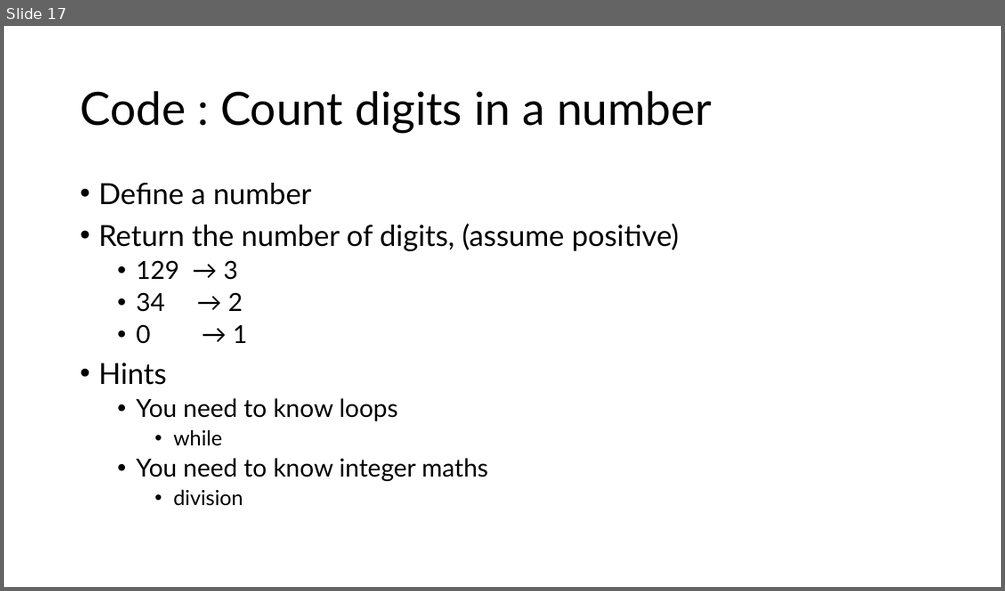
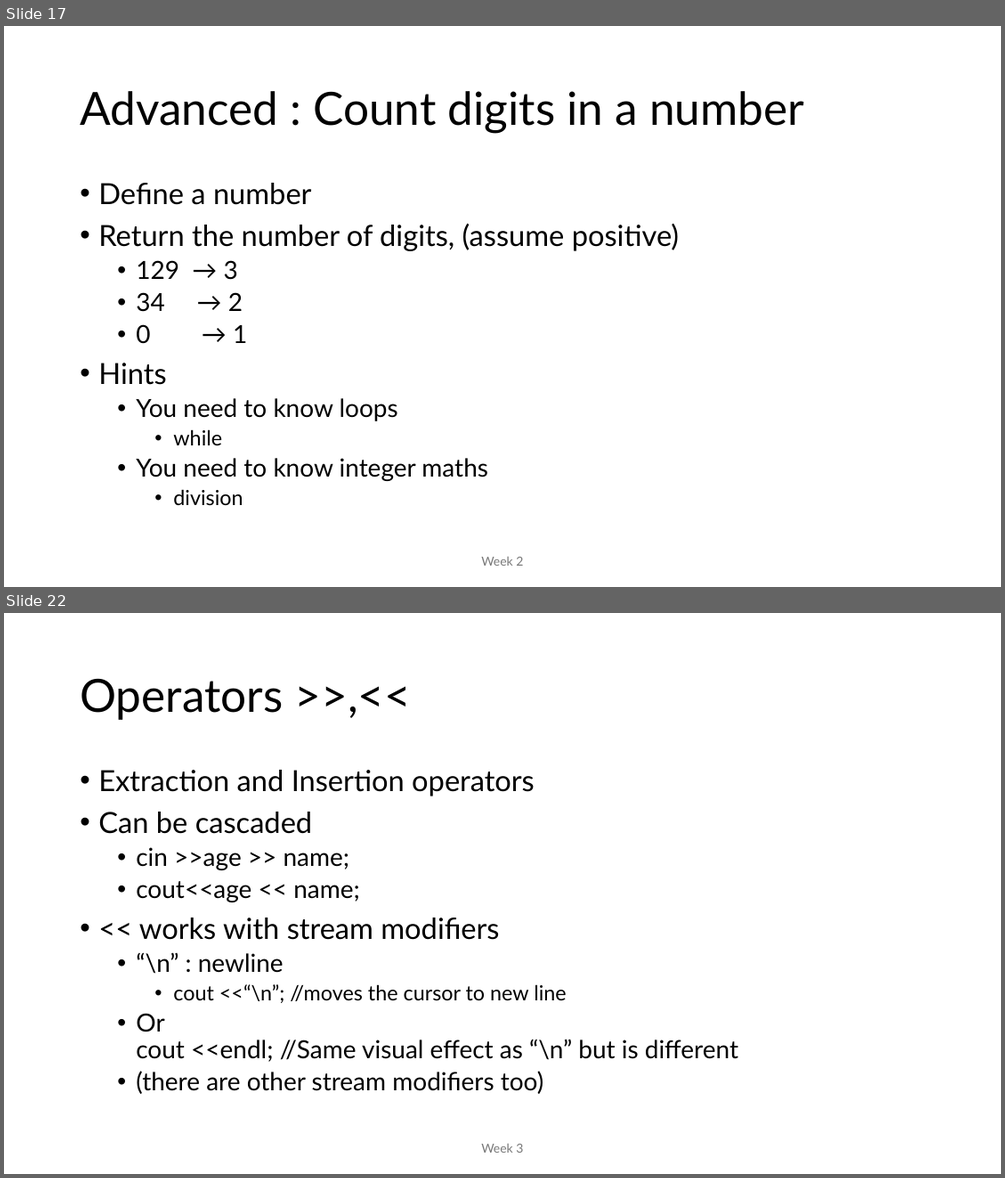
Before and after one commit to MoklaEducation/ems_fall_2025_cpp101, a slide deck: all/Intro to Programming_all.pptx. Shown one above the other, each under a label of ours: slide 17 before the commit, slides 17 and 22 after it; the slides between them are not shown. The pictures are 1005x591 and 1005x1178 pixels, drawn with LibreOffice and Linux fonts; fonts in the diff are those of the drawing. Boxes give left, top, right and bottom in pixels: in the first picture for what was removed or moved away, otherwise in the second. Text is boxed around its words. In the diff, an @@ line names an element or a change of style, - is before the commit and + after.

```diff
--- a/all/Intro to Programming_all.pptx
+++ b/all/Intro to Programming_all.pptx
@@ slide 22 added at (4, 613, 1001, 1174), background #FFFFFF @@
@@ title added at (80, 678, 283, 720), 44 pt, text #000000 @@
+Operators >>,<<
@@ text added at (98, 770, 738, 1094), 24 pt, text #000000 @@
+• Extraction and Insertion operators
+• Can be cascaded
+  • cin >>age >> name;
+  • cout<<age << name;
+• << works with stream modifiers
+  • “\n” : newline
+    • cout <<“\n”; //moves the cursor to new line
+  • Or
+    cout <<endl; //Same visual effect as “\n” but is different
+  • (there are other stream modifiers too)
@@ text added at (481, 1143, 523, 1152), 12 pt, text #797979 @@
+Week 3
@@ slide 17 changed as well @@
@@ title at (80, 91, 804, 133): text changed @@
-Code : Count digits in a number
+Advanced : Count digits in a number
@@ text added at (481, 556, 523, 565), 12 pt, text #797979 @@
+Week 2
```
Also in this commit, not shown: 16 other slides changed, 9 other slides added, 2 other files.
